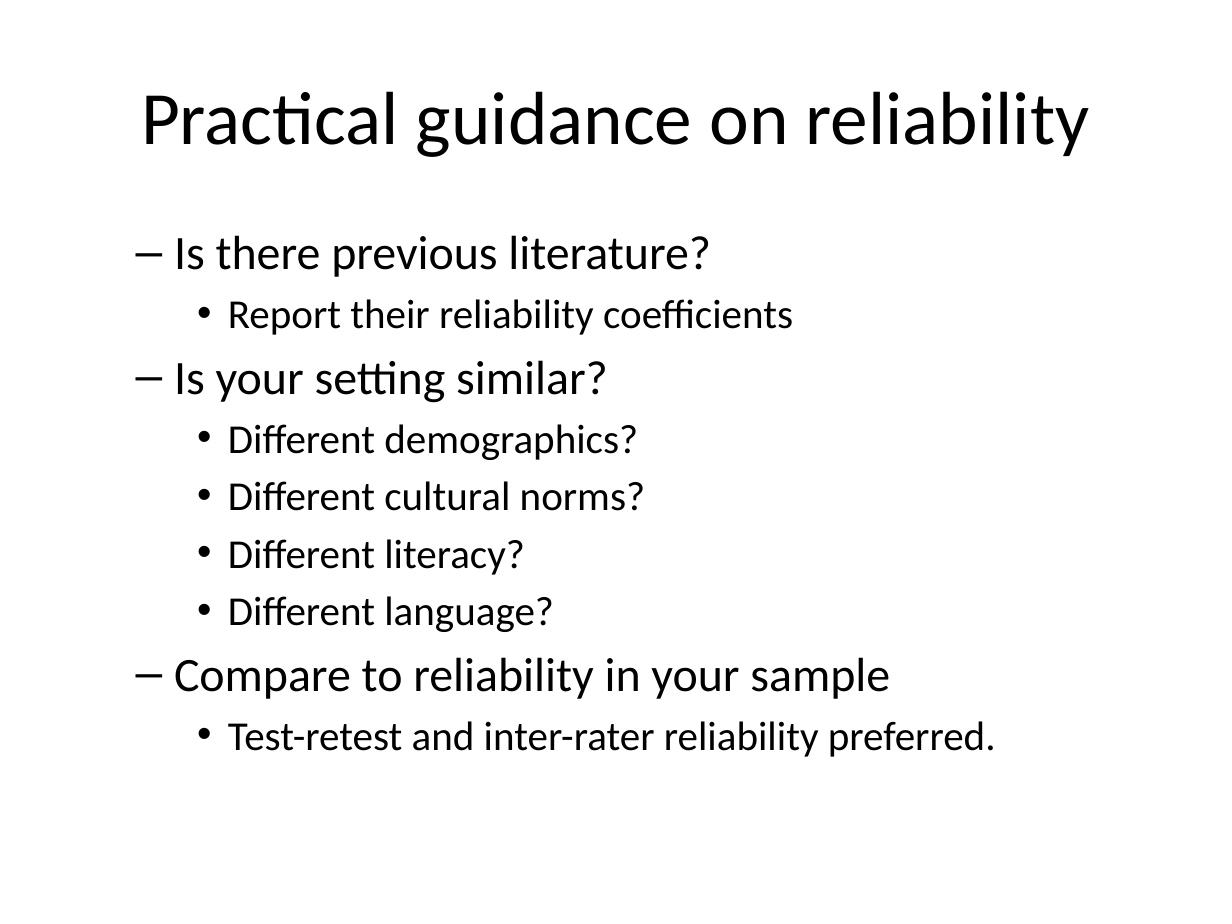
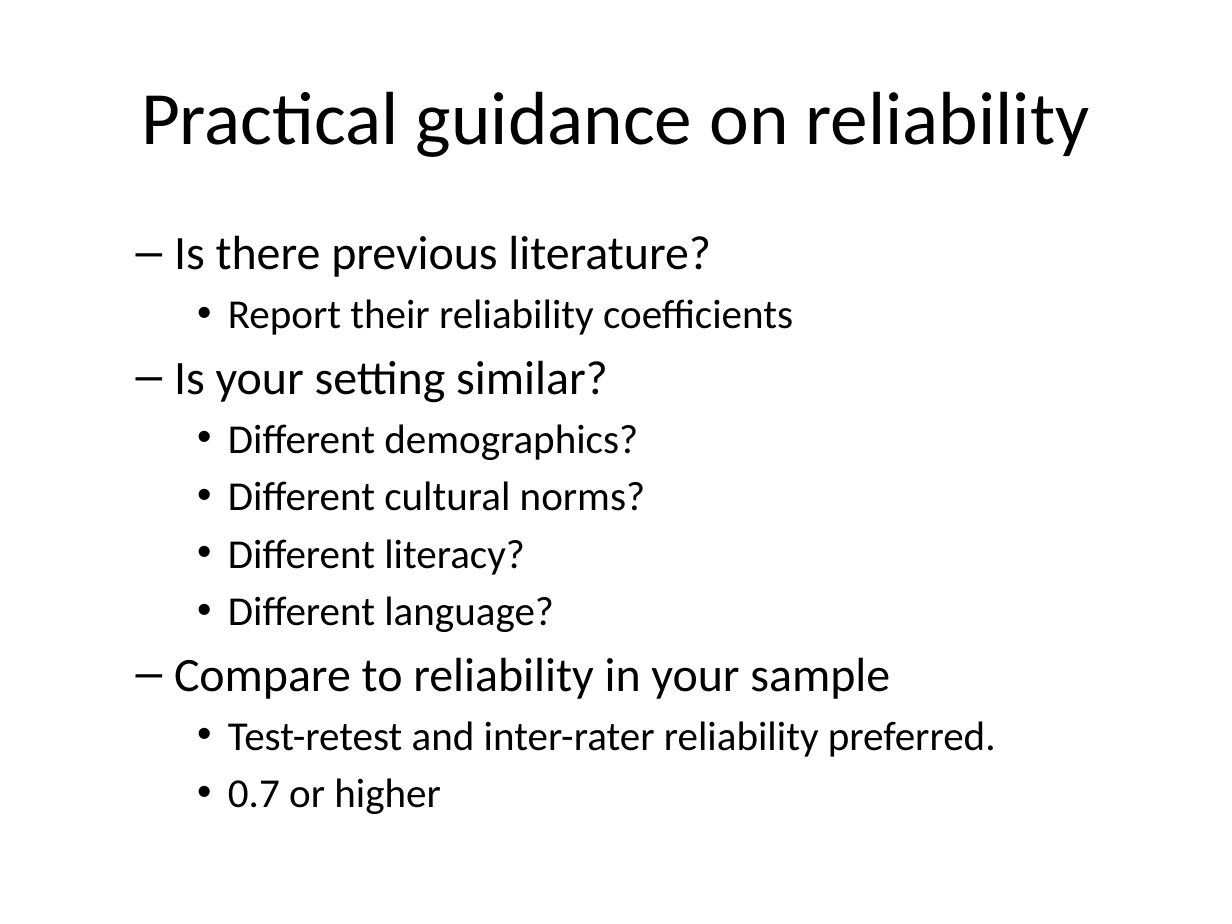
Before and after one commit to classes-medb/5510, a slide deck: slide 18 of src/video-09-validity.pptx (slide 20 before the commit). Drawn at 1232x924 pixels with LibreOffice and Linux fonts; fonts in the diff are those of the drawing. Boxes give left, top, right and bottom in pixels: in the first picture for what was removed or moved away, otherwise in the second. Text is boxed around its words. In the diff, an @@ line names an element or a change of style, - is before the commit and + after.

```diff
--- a/src/video-09-validity.pptx
+++ b/src/video-09-validity.pptx
@@ text at <box>228,778,441,814</box>: paragraph added @@
+    • 0.7 or higher
```
Also in this commit, not shown: 4 other slides changed, 3 slides added, 5 slides removed, 4 other files.
